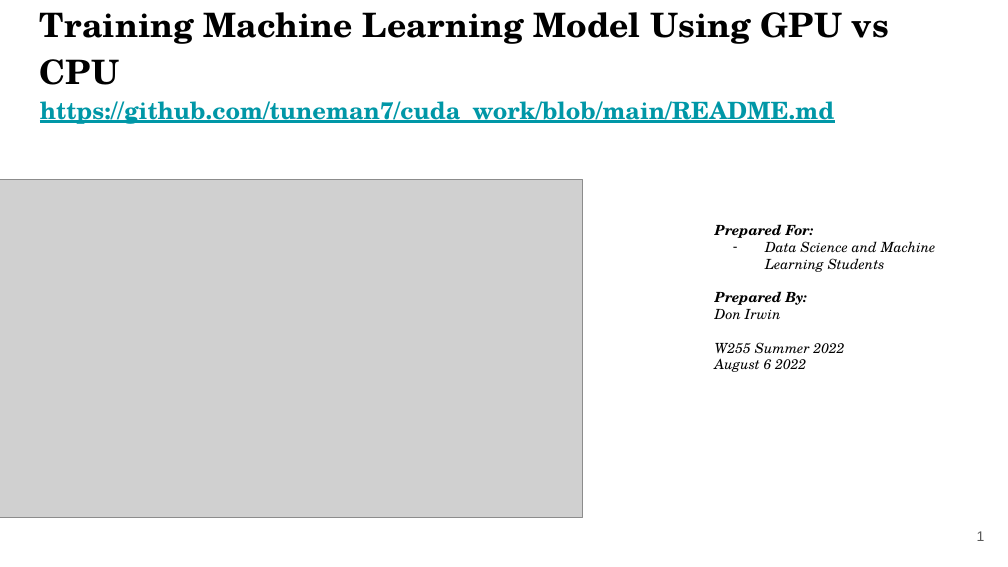
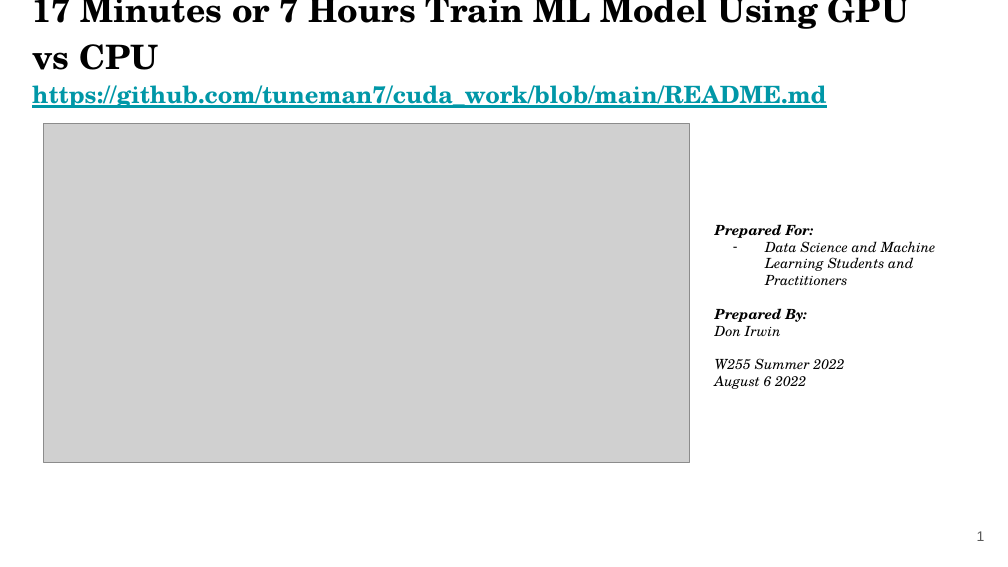
Before and after one commit to tuneman7/cuda_work, a slide deck: slide 1 of cuda_training_slide_deck.pptx. Drawn at 1008x567 pixels with LibreOffice and Linux fonts; fonts in the diff are those of the drawing; grey boxes stand for pictures; background and template pictures are left out. Boxes give left, top, right and bottom in pixels: in the first picture for what was removed or moved away, otherwise in the second. Text is boxed around its words. In the diff, an @@ line names an element or a change of style, - is before the commit and + after.

```diff
--- a/cuda_training_slide_deck.pptx
+++ b/cuda_training_slide_deck.pptx
@@ title at [32,0,910,108]: text changed @@
-Training Machine Learning Model Using GPU vs CPU
-https://github.com/tuneman7/cuda_work/blob/main/README.md
+17 Minutes or 7 Hours Train ML Model Using GPU vs CPU
+https://github.com/tuneman7/cuda_work/blob/main/README.md
@@ picture: place and size @@
-picture at [0,179,583,518]
+picture at [43,124,689,463]
@@ text at [765,241,936,285]: text changed @@
-– Data Science and Machine Learning Students
+– Data Science and Machine Learning Students and Practitioners
```
Also in this commit, not shown: 1 slide added, 1 other file.
